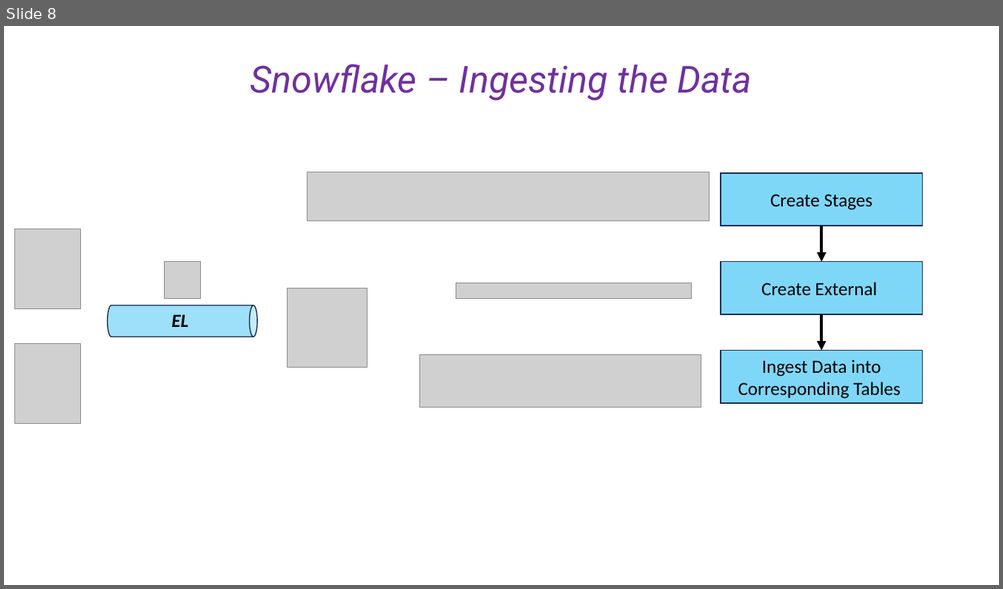
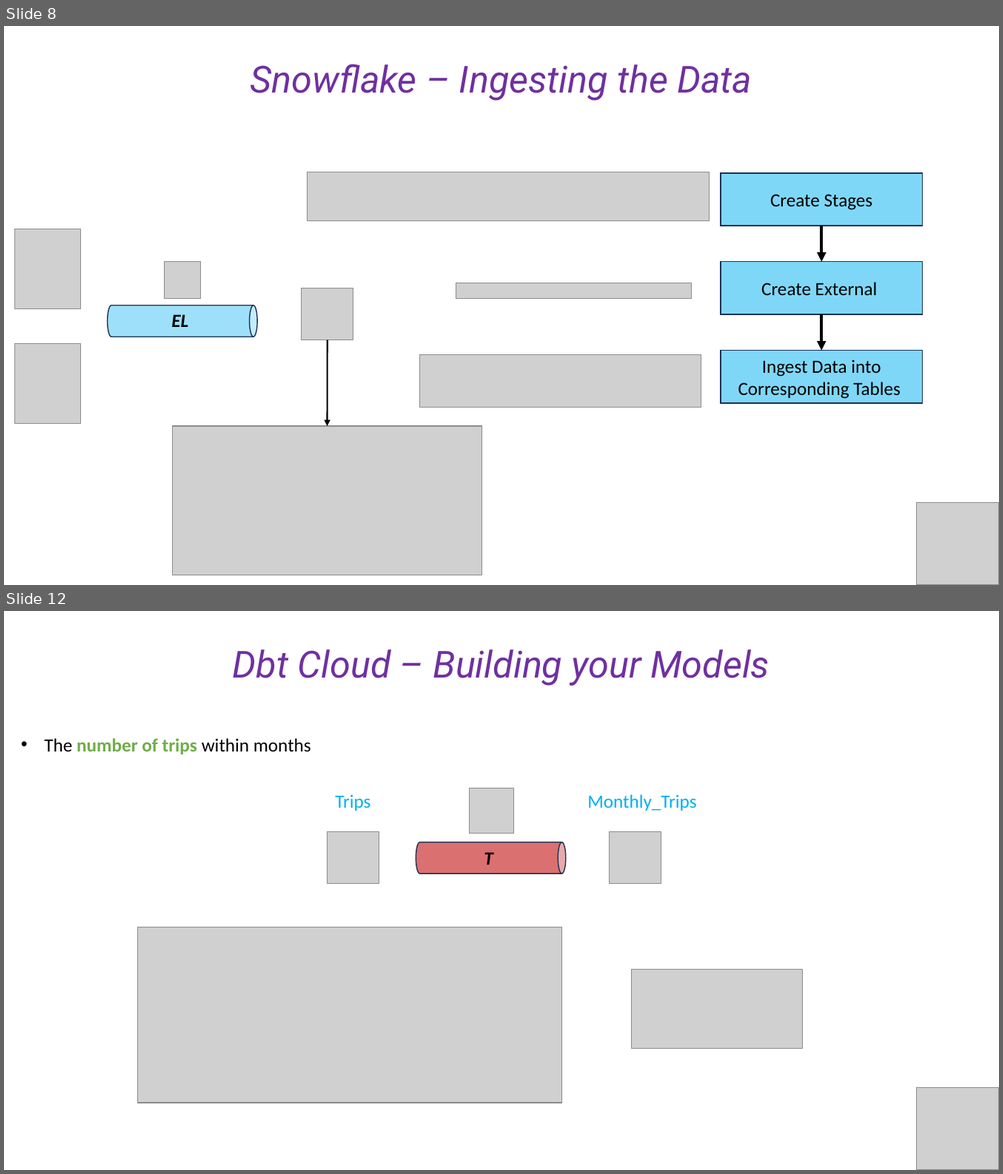
Before and after one commit to cesaramehri/Firn_CaseStudyTest, a slide deck: Case Study - Presentation.pptx. Shown one above the other, each under a label of ours: slide 8 before the commit, slides 8 and 12 after it; the slides between them are not shown. The pictures are 1003x589 and 1003x1174 pixels, drawn with LibreOffice and Linux fonts; fonts in the diff are those of the drawing; grey boxes stand for pictures. Boxes give left, top, right and bottom in pixels: in the first picture for what was removed or moved away, otherwise in the second. Text is boxed around its words. In the diff, an @@ line names an element or a change of style, - is before the commit and + after.

```diff
--- a/Case Study - Presentation.pptx
+++ b/Case Study - Presentation.pptx
@@ slide 12 added at (x1=4, y1=611, x2=999, y2=1170), background #FFFFFF @@
@@ text added at (x1=233, y1=649, x2=769, y2=686), 36 pt, text #7030A0, italic @@
+Dbt Cloud – Building your Models
@@ text added at (x1=44, y1=738, x2=311, y2=755), 18 pt, text #000000 @@
+• The number of trips within months
@@ group added at (x1=137, y1=789, x2=802, y2=1102): 5 pictures, 3 texts, 1 cylinder @@
+T
+Trips
+Monthly_Trips
@@ picture added at (x1=916, y1=1088, x2=999, y2=1170) @@
@@ slide 8 changed as well @@
@@ picture resized from (x1=287, y1=289, x2=367, y2=368) to (x1=301, y1=289, x2=353, y2=340) @@
@@ arrow added from (327, 340) to (327, 426), #000000 1.5 pt @@
@@ picture added at (x1=173, y1=426, x2=482, y2=576) @@
@@ picture added at (x1=916, y1=503, x2=999, y2=585) @@
```
Also in this commit, not shown: 8 other slides changed, 6 other slides added, 5 other files.
